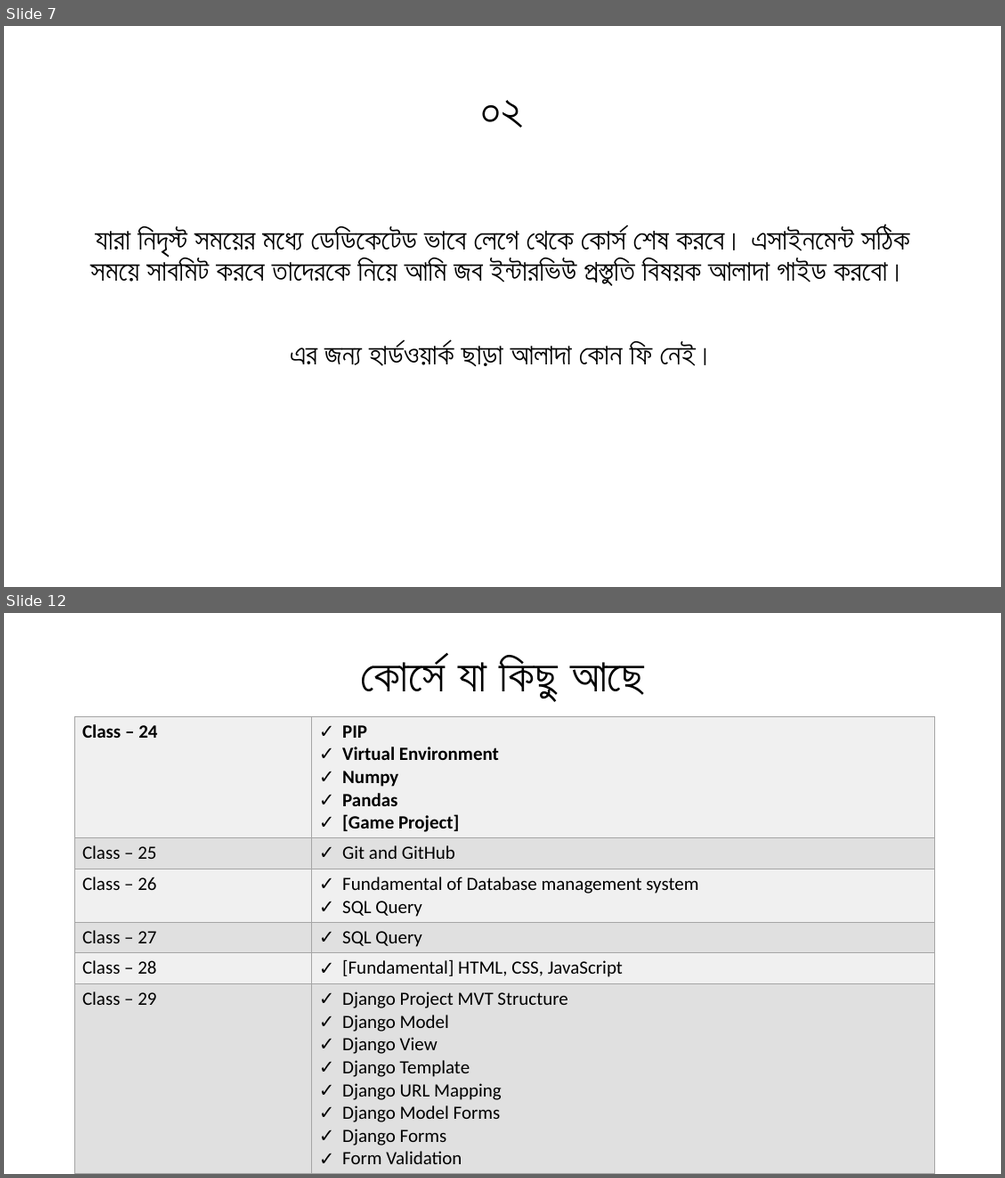
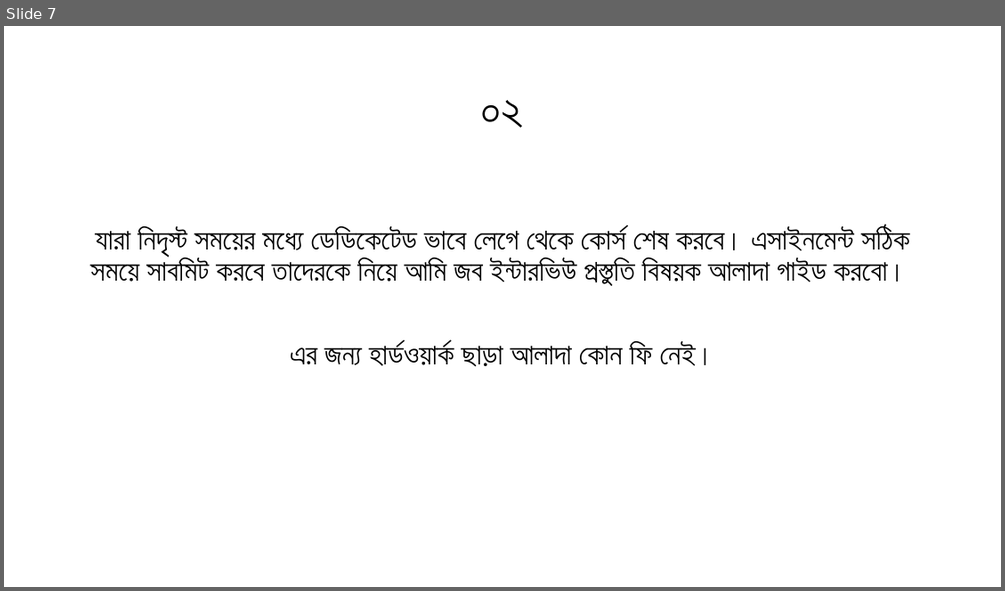
Before and after one commit to rhidoyhasanmahmud/Learn-Python-the-Hard-Way-with-Django, a slide deck: _01_Orientation_Class/Class_00.pptx. Shown one above the other, each under a label of ours: slides 7 and 12 before the commit, slide 7 after it; the slides between them are not shown. The pictures are 1005x1178 and 1005x591 pixels, drawn with LibreOffice and Linux fonts; fonts in the diff are those of the drawing. Boxes give left, top, right and bottom in pixels: in the first picture for what was removed or moved away, otherwise in the second. Text is boxed around its words. In the diff, an @@ line names an element or a change of style, - is before the commit and + after.

Commit message:
<Orientation Class files revised and updated as per need>

```diff
--- a/_01_Orientation_Class/Class_00.pptx
+++ b/_01_Orientation_Class/Class_00.pptx
@@ slide 12 removed at (4, 613, 1001, 1174), background #FFFFFF @@
@@ title removed at (361, 656, 644, 699) @@
-কোর্সে যা কিছু আছে
@@ table removed at (75, 716, 935, 1174), 6 rows, 2 columns @@
-Class – 24 | PIP / Virtual Environment / Numpy / Pandas / [Game Project]
-Class – 25 | Git and GitHub
-Class – 26 | Fundamental of Database management system / SQL Query
-Class – 27 | SQL Query
-Class – 28 | [Fundamental] HTML, CSS, JavaScript
-Class – 29 | Django Project MVT Structure / Django Model / Django View / Django Template / Django URL Mapping / Django Model Forms / Django Forms / Form Validation
```
Also in this commit, not shown: 5 slides changed, 1 slide added, 5 other slides removed, 1 other file.
